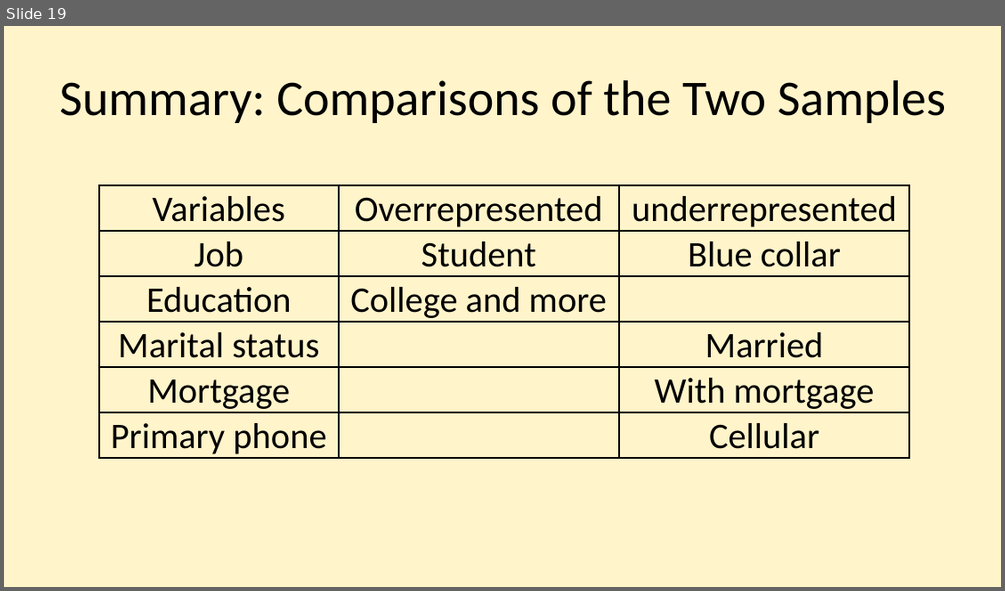
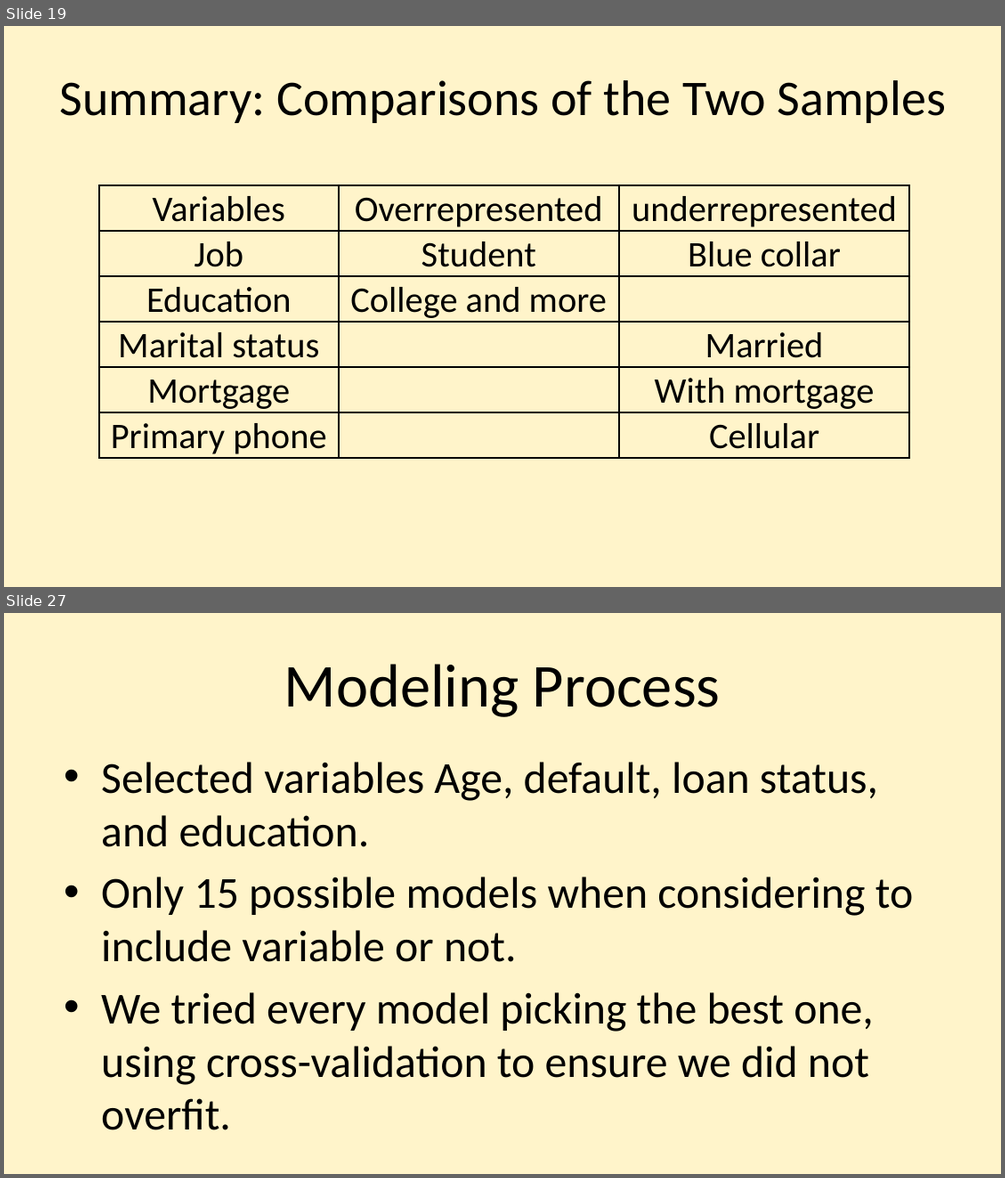
Before and after one commit to njmobley/Practicum-2, a slide deck: Practicum 2 presentation Nijia.pptx. Shown one above the other, each under a label of ours: slide 19 before the commit, slides 19 and 27 after it; the slides between them are not shown. The pictures are 1005x591 and 1005x1178 pixels, drawn with LibreOffice and Linux fonts; fonts in the diff are those of the drawing. Boxes give left, top, right and bottom in pixels: in the first picture for what was removed or moved away, otherwise in the second. Text is boxed around its words. In the diff, an @@ line names an element or a change of style, - is before the commit and + after.

```diff
--- a/Practicum 2 presentation Nijia.pptx
+++ b/Practicum 2 presentation Nijia.pptx
@@ slide 27 added at (4, 613, 1001, 1174), background #FFF4CA @@
@@ title added at (284, 664, 720, 717), 44 pt, text #000000 @@
+Modeling Process
@@ text added at (101, 762, 913, 1130), 32 pt, text #000000 @@
+• Selected variables Age, default, loan status, and education.
+• Only 15 possible models when considering to include variable or not.
+• We tried every model picking the best one, using cross-validation to ensure we did not overfit.
```
Also in this commit, not shown: 11 other slides added.
